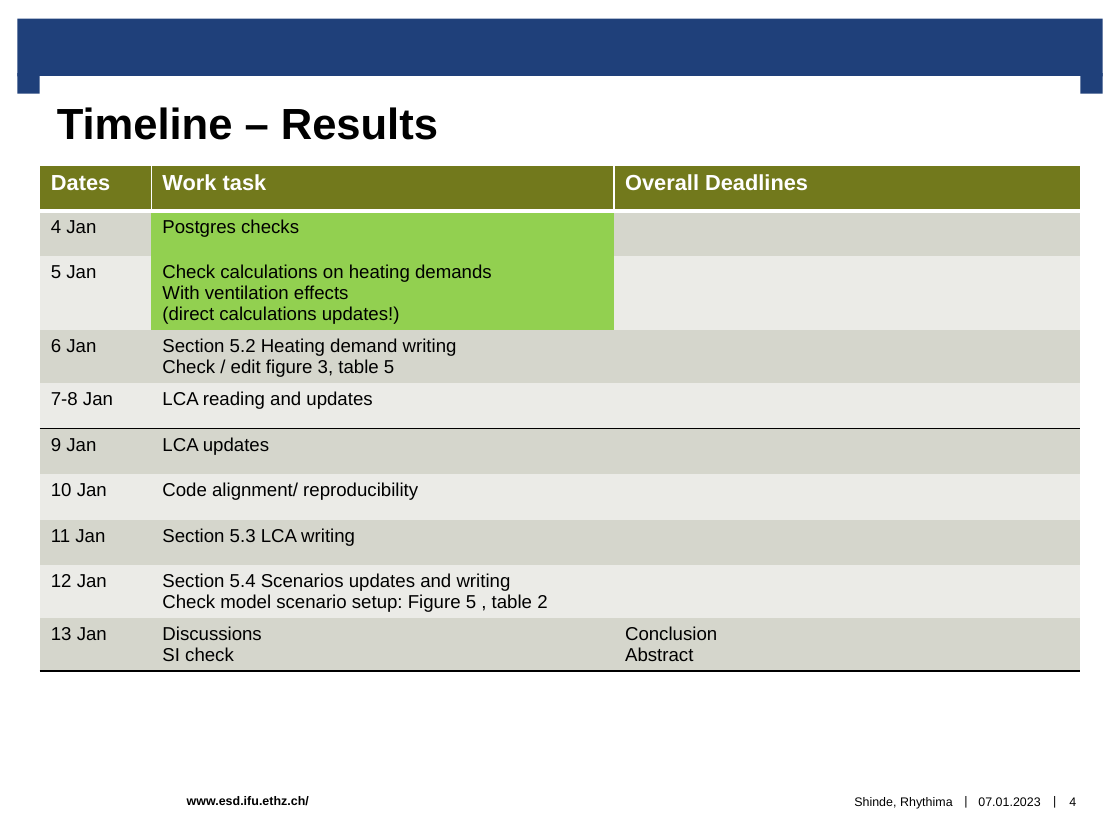
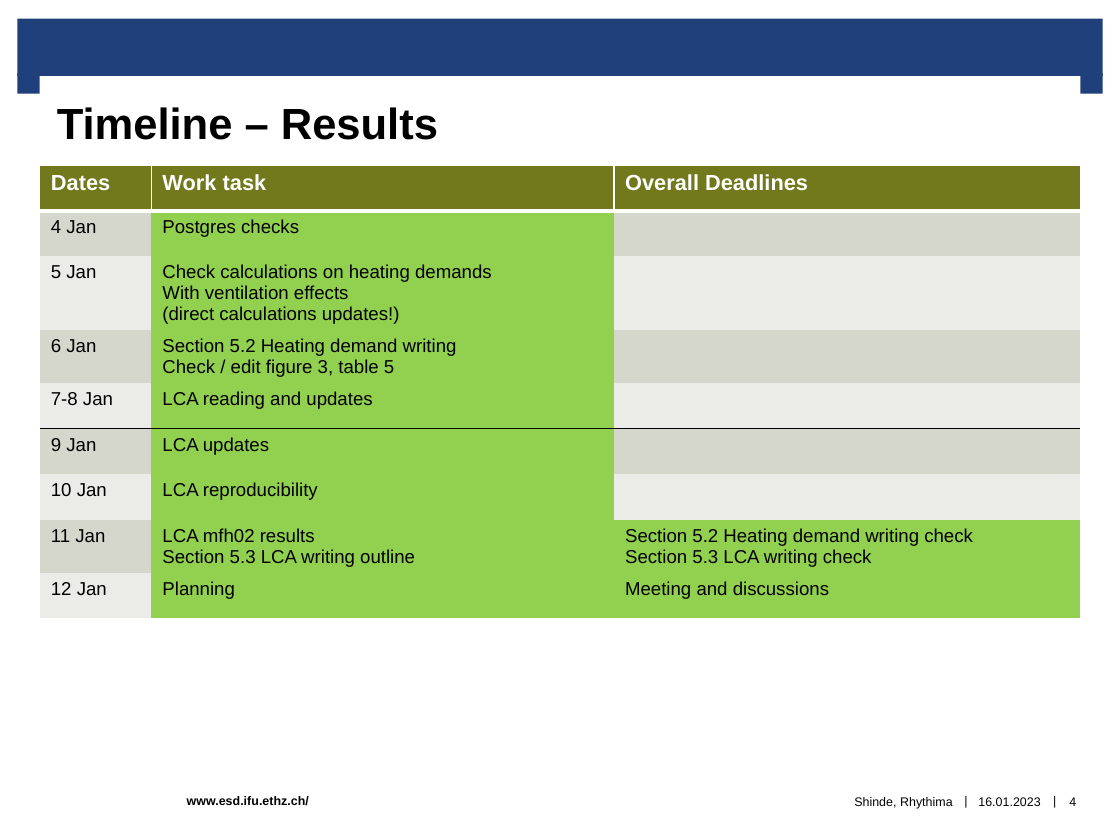
Before and after one commit to rhythimashinde/building-model, a slide deck: slide 4 of paper_SI_discussions/Discussion_paper.pptx. Drawn at 1120x840 pixels with LibreOffice and Linux fonts; fonts in the diff are those of the drawing; background and template pictures are left out. Boxes give left, top, right and bottom in pixels: in the first picture for what was removed or moved away, otherwise in the second. Text is boxed around its words. In the diff, an @@ line names an element or a change of style, - is before the commit and + after.

```diff
--- a/paper_SI_discussions/Discussion_paper.pptx
+++ b/paper_SI_discussions/Discussion_paper.pptx
@@ table at (39, 166, 1080, 628) @@
-row 7: 10 Jan | Code alignment/ reproducibility | 
-row 8: 11 Jan | Section 5.3 LCA writing | 
-row 9: 12 Jan | Section 5.4 Scenarios updates and writing / Check model scenario setup: Figure 5 , table 2 | 
-row 10: 13 Jan | Discussions / SI check | Conclusion / Abstract
+row 7: 10 Jan | LCA reproducibility | 
+row 8: 11 Jan | LCA mfh02 results / Section 5.3 LCA writing outline | Section 5.2 Heating demand writing check / Section 5.3 LCA writing check
+row 9: 12 Jan | Planning | Meeting and discussions
@@ text at (978, 797, 1040, 806): text changed @@
-07.01.2023
+16.01.2023
```
Also in this commit, not shown: 26 other slides changed, 8 slides added, 14 other files.
